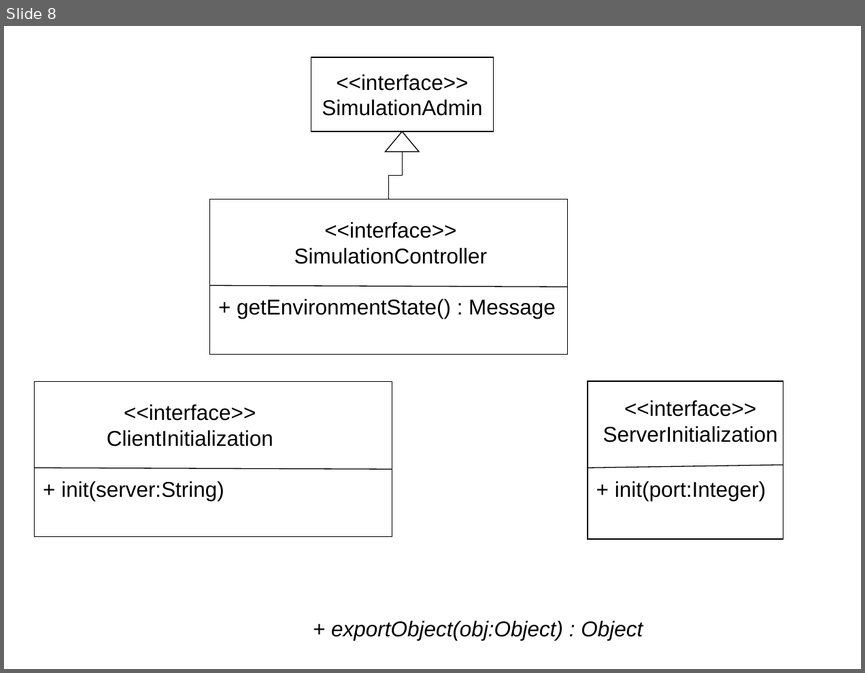
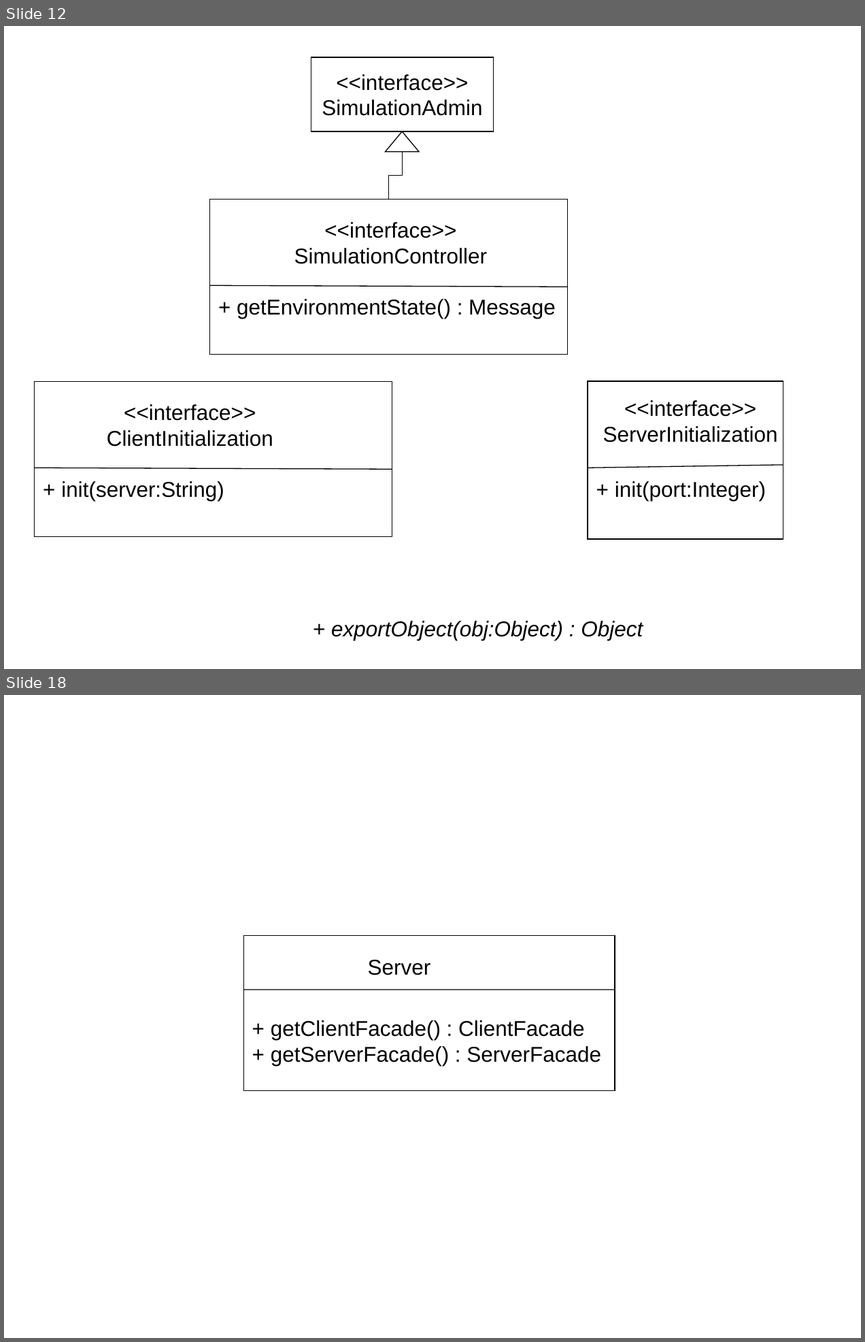
Before and after one commit to krishprince/rollerslam, a slide deck: docs/UML.ppt. Shown one above the other, each under a label of ours: slide 8 before the commit, slides 12 and 18 after it; the slides between them are not shown. The pictures are 865x673 and 865x1342 pixels, drawn with LibreOffice and Linux fonts; fonts in the diff are those of the drawing. Boxes give left, top, right and bottom in pixels: in the first picture for what was removed or moved away, otherwise in the second. Text is boxed around its words. In the diff, an @@ line names an element or a change of style, - is before the commit and + after.

```diff
--- a/docs/UML.ppt
+++ b/docs/UML.ppt
@@ slide 18 added at [4,695,861,1338], background #FFFFFF @@
@@ rectangle added at [244,936,615,1091], fill #FFFFFF, outline #000000 0.74 pt @@
@@ text added at [368,960,431,975], 18 pt, text #000000 @@
+Server
@@ line added from (244, 989) to (615, 989), #000000 0.74 pt @@
@@ text added at [271,1020,601,1066], 18 pt, text #000000 @@
++ getClientFacade() : ClientFacade
++ getServerFacade() : ServerFacade
@@ what was slide 8 is now slide 12 @@
```
Also in this commit, not shown: 4 slides changed, 7 other slides added, 1 slide removed.
